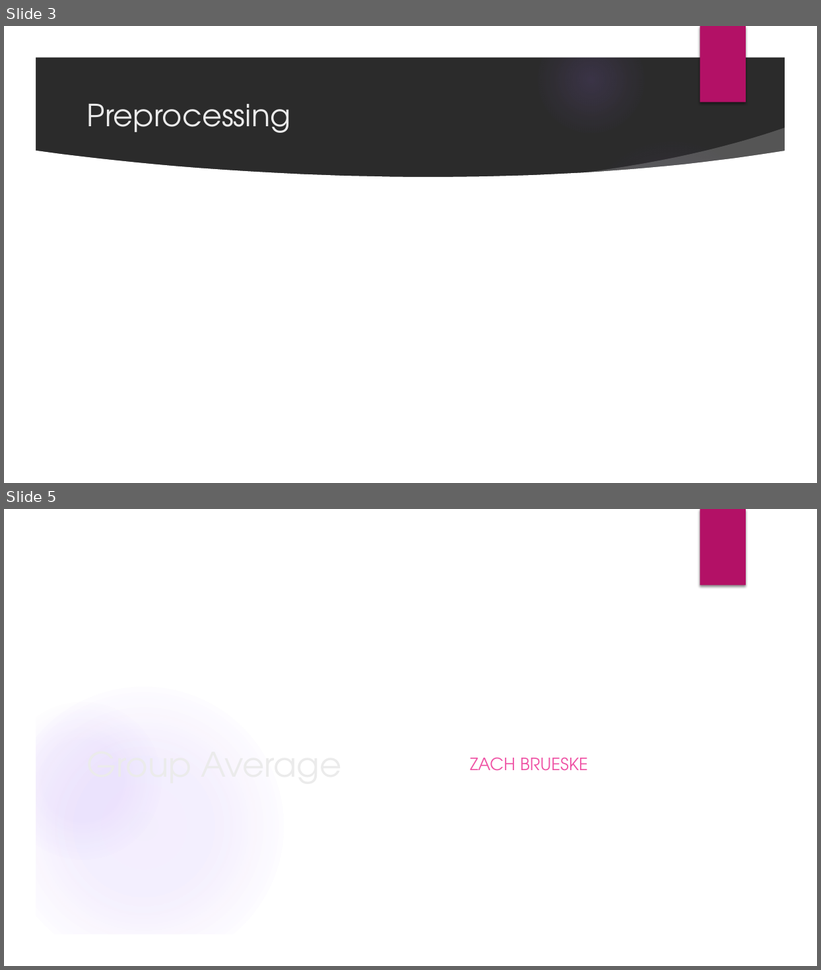
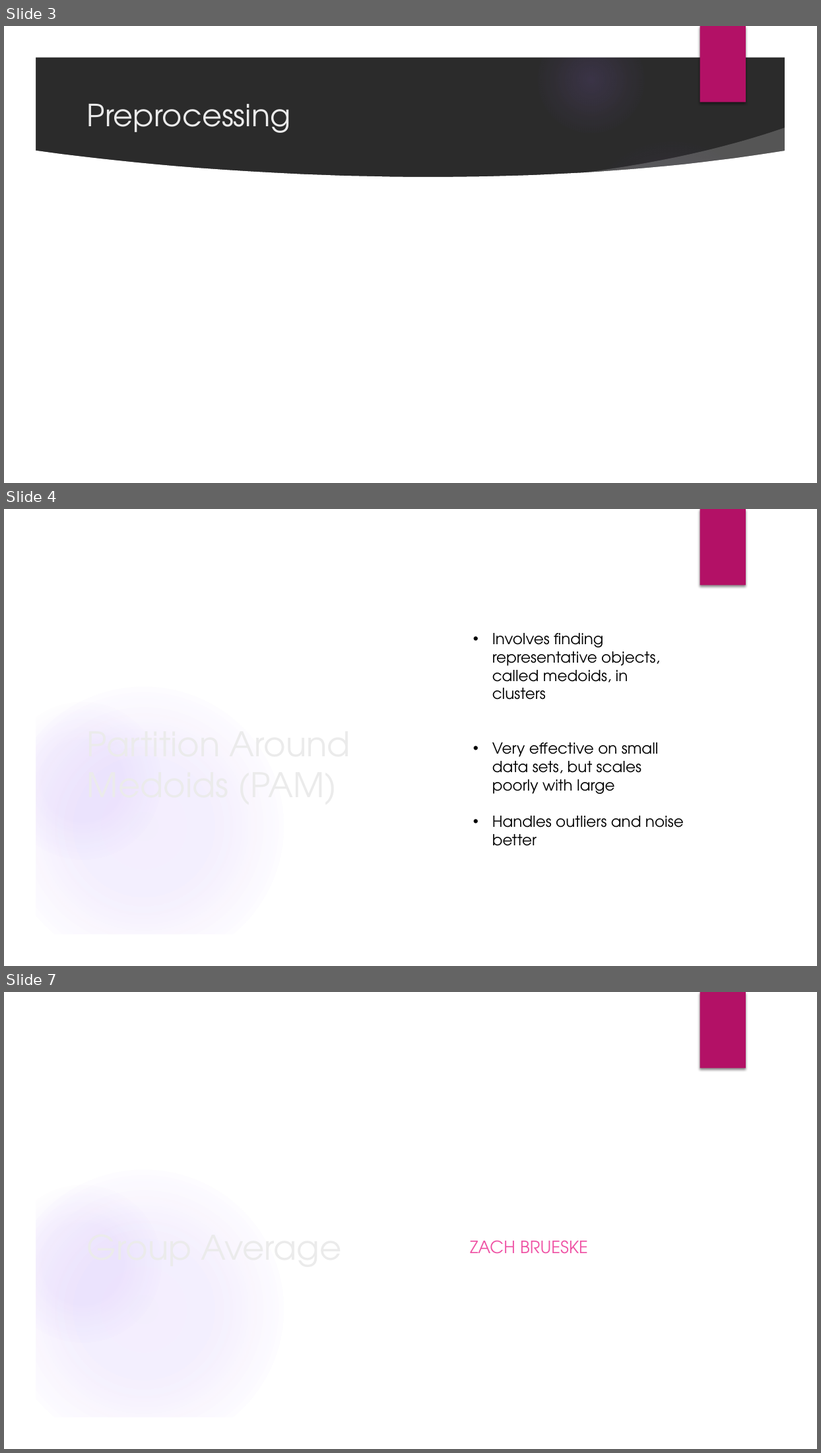
Before and after one commit to Austhyma/DataMining_Project, a slide deck: FinalPresentation.pptx. Shown one above the other, each under a label of ours: slides 3 and 5 before the commit, slides 3, 4 and 7 after it; the slides between them are not shown. The pictures are 821x970 and 821x1453 pixels, drawn with LibreOffice and Linux fonts; fonts in the diff are those of the drawing; background and template pictures are left out; a plain dark background stands for a picture behind light text. Boxes give left, top, right and bottom in pixels: in the first picture for what was removed or moved away, otherwise in the second. Text is boxed around its words. In the diff, an @@ line names an element or a change of style, - is before the commit and + after.

```diff
--- a/FinalPresentation.pptx
+++ b/FinalPresentation.pptx
@@ slide 4 added at (x1=4, y1=509, x2=817, y2=966), background picture (left out); not listed: 9 template elements that a slide beside it also shows @@
@@ text added at (x1=492, y1=633, x2=684, y2=846), 18 pt, text #000000 @@
+• Involves finding representative objects, called medoids, in clusters
+• Very effective on small data sets, but scales poorly with large
+• Handles outliers and noise better
@@ title added at (x1=81, y1=688, x2=371, y2=840), 40 pt, text #EBEBEB @@
+Partition Around Medoids (PAM)
@@ what was slide 5 is now slide 7 @@
```
Also in this commit, not shown: 2 other slides added, 1 slide removed, 9 other files.
